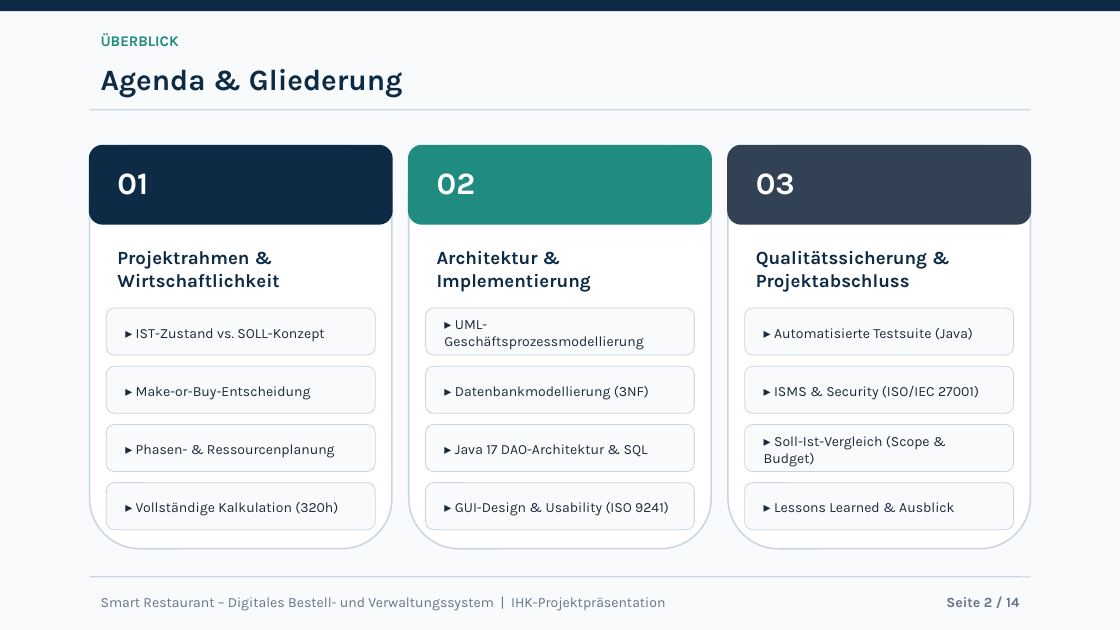
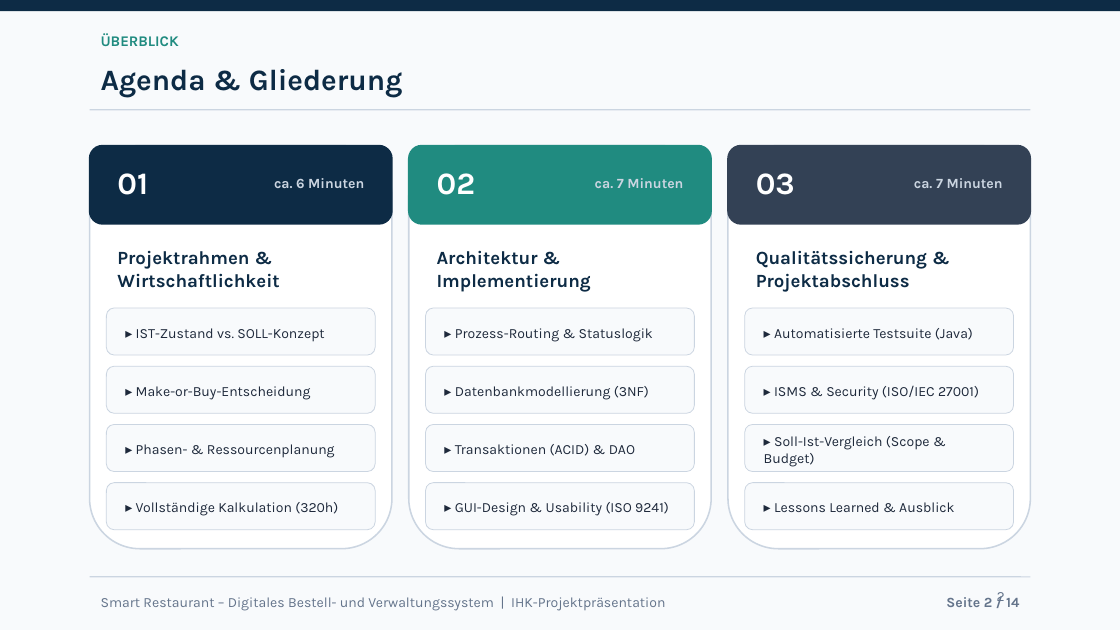
Before and after one commit to niki356565rt/LF10-Projekt, a slide deck: slide 2 of abgabe/Smart_Restaurant_IHK_Praesentation.pptx. Drawn at 1120x630 pixels with LibreOffice and Linux fonts; fonts in the diff are those of the drawing. Boxes give left, top, right and bottom in pixels: in the first picture for what was removed or moved away, otherwise in the second. Text is boxed around its words. In the diff, an @@ line names an element or a change of style, - is before the commit and + after.

```diff
--- a/abgabe/Smart_Restaurant_IHK_Praesentation.pptx
+++ b/abgabe/Smart_Restaurant_IHK_Praesentation.pptx
@@ text added at (274,178,364,188), 9 pt, text #CBD5E1, bold @@
+ca. 6 Minuten
@@ text added at (595,178,683,188), 9 pt, text #CBD5E1, bold @@
+ca. 7 Minuten
@@ text added at (914,178,1003,188), 9 pt, text #CBD5E1, bold @@
+ca. 7 Minuten
@@ text at (455,328,653,342): text changed @@
-▸ UML-Geschäftsprozessmodellierung
+▸ Prozess-Routing & Statuslogik
@@ text at (455,444,635,456): text changed @@
-▸ Java 17 DAO-Architektur & SQL
+▸ Transaktionen (ACID) & DAO
```
Also in this commit, not shown: 13 other slides changed, 4 other files.
